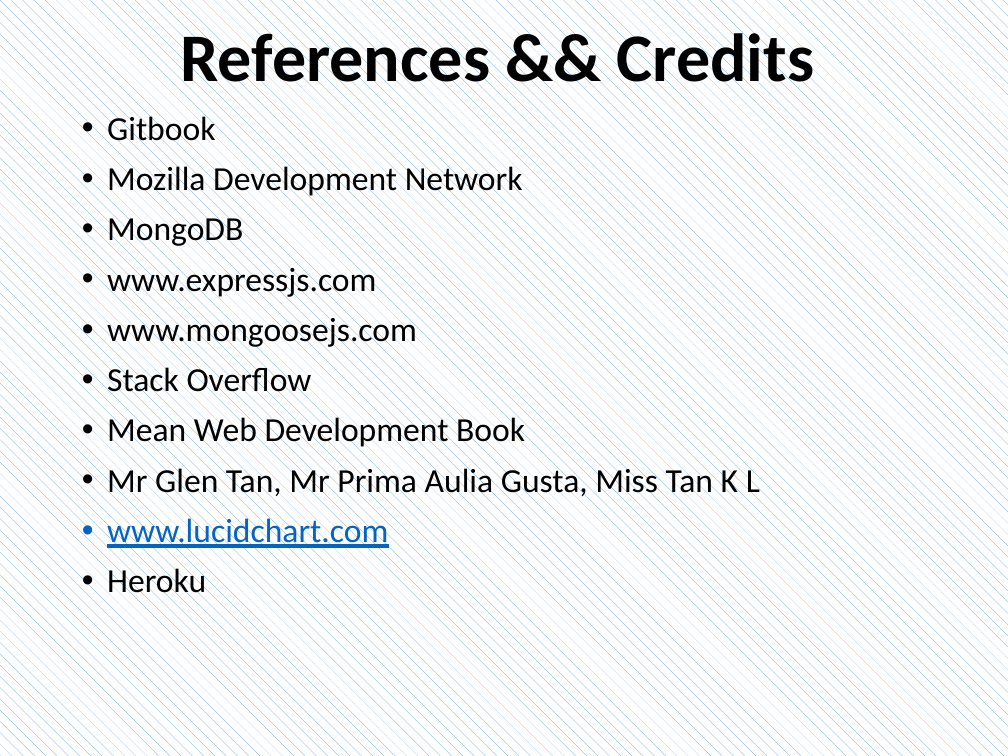
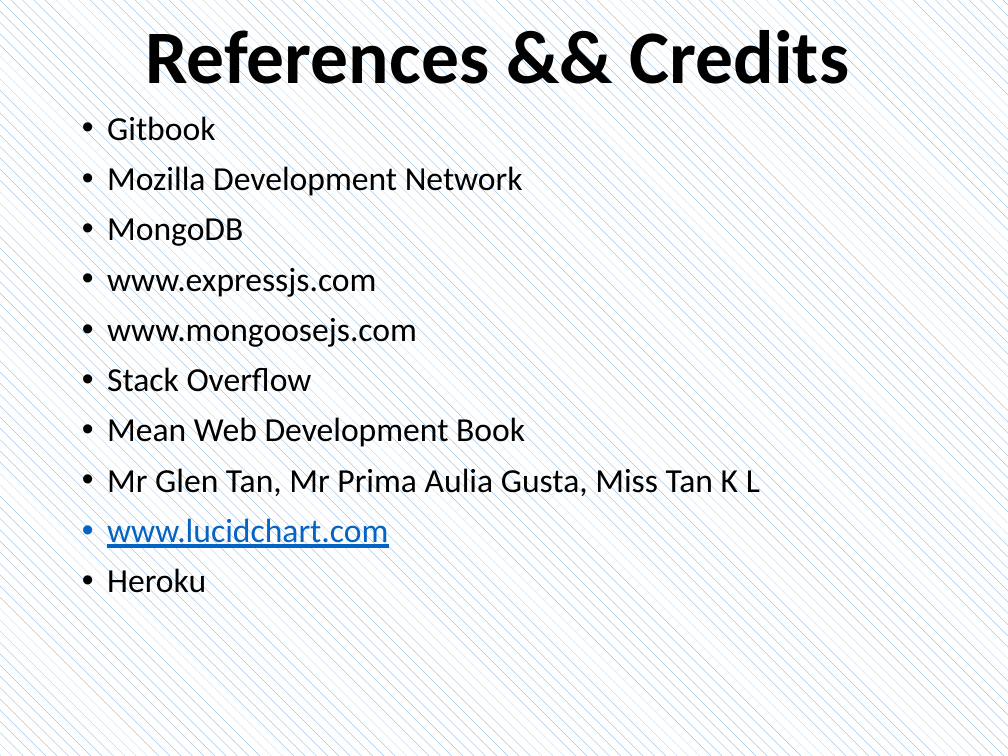
Before and after one commit to shamim1987/projectDeux, a slide deck: slide 9 of Project Deux.pptx (slide 8 before the commit). Drawn at 1008x756 pixels with LibreOffice and Linux fonts; fonts in the diff are those of the drawing. Boxes give left, top, right and bottom in pixels: in the first picture for what was removed or moved away, otherwise in the second. Text is boxed around its words. In the diff, an @@ line names an element or a change of style, - is before the commit and + after.

```diff
--- a/Project Deux.pptx
+++ b/Project Deux.pptx
@@ title "References && Credits" at [145,21,849,101]: size 48.6 to 54 pt @@
```
Also in this commit, not shown: 8 other slides changed, 1 slide added, 5 other files.
